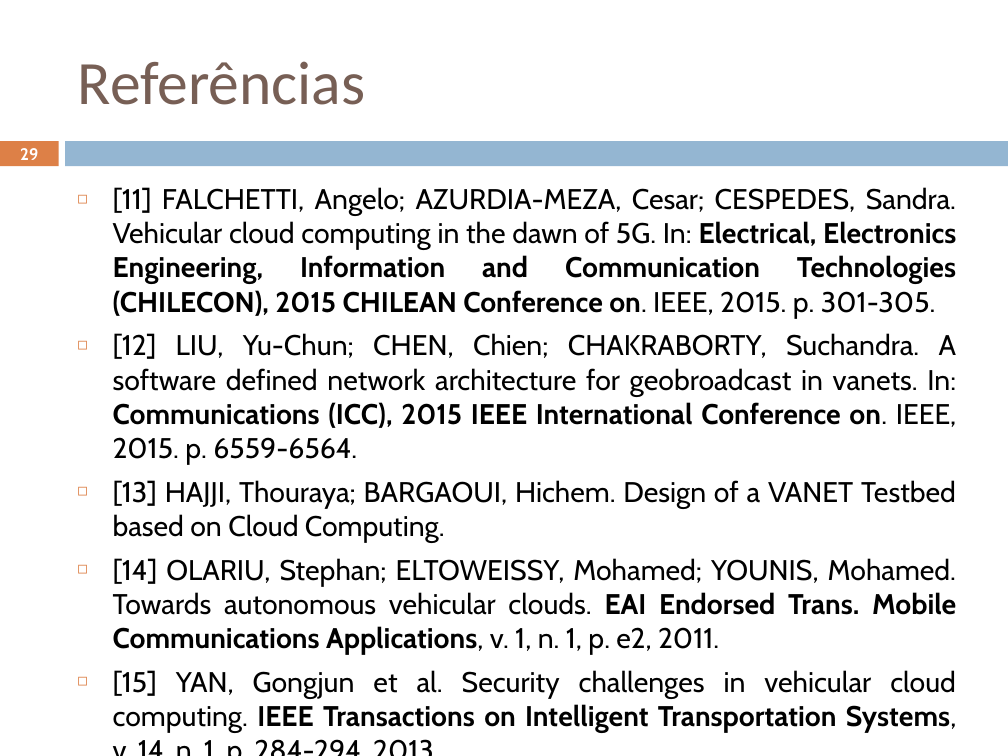
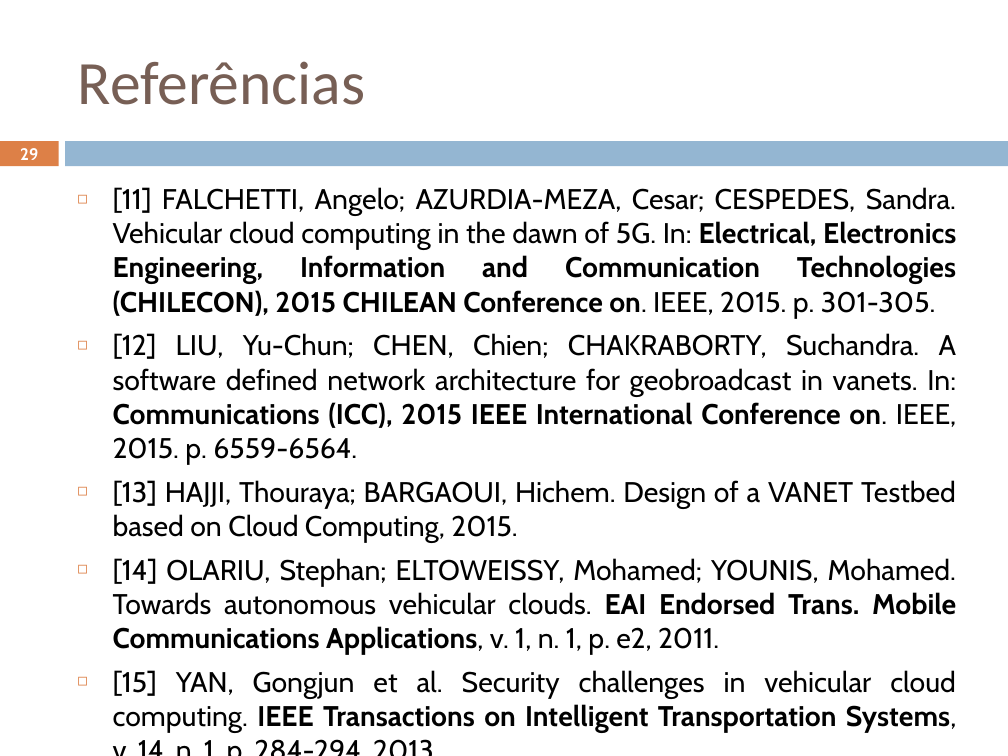
Before and after one commit to geoleite/Mestrado, a slide deck: slide 29 of Apresentacao/ApresentaçãoV1.pptx. Drawn at 1008x756 pixels with LibreOffice and Linux fonts; fonts in the diff are those of the drawing. Boxes give left, top, right and bottom in pixels: in the first picture for what was removed or moved away, otherwise in the second. Text is boxed around its words. In the diff, an @@ line names an element or a change of style, - is before the commit and + after.

```diff
--- a/Apresentacao/ApresentaçãoV1.pptx
+++ b/Apresentacao/ApresentaçãoV1.pptx
@@ text at <box>113,480,956,543</box>: text changed @@
-◻ [13] HAJJI, Thouraya; BARGAOUI, Hichem. Design of a VANET Testbed based on Cloud Computing.
+◻ [13] HAJJI, Thouraya; BARGAOUI, Hichem. Design of a VANET Testbed based on Cloud Computing, 2015.
```
Also in this commit, not shown: 24 other slides changed, 7 other files.
